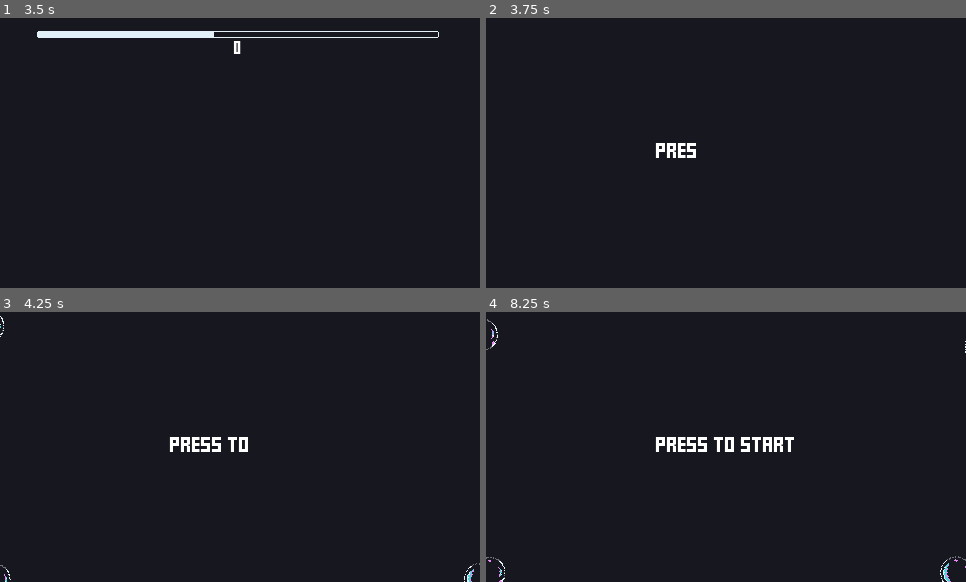
Above: before the commit, frames 1-4 (two rows, left to right).
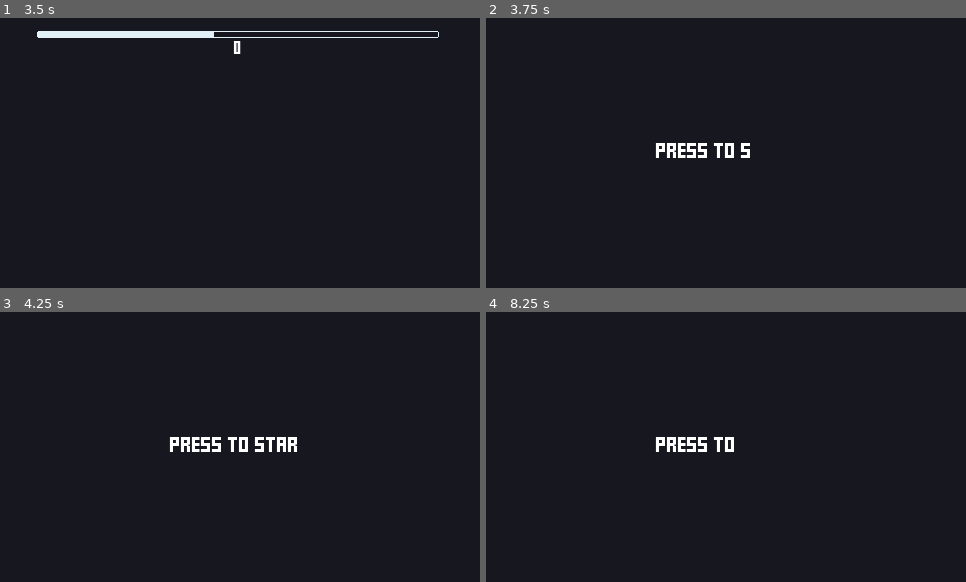
Above: after the commit, the same moments.

Repository: deadbit-dev/juice-jam
Game: Godot game, scene res://Game.tscn
The game is run twice, just before and just after one commit, with the same random seed, the same clock (stepped at 60 frames per second) and the same inputs.
Inputs (mouse positions are in pixels of both pictures, inside the frame that each line leads up to):
- Up to frame 1 (3.5 s): tap Enter at 0.5 s; click (240, 153) at 0.67 s; move the mouse to (144, 166) at 1.27 s; click (144, 166) at 1.42 s; move the mouse to (288, 93) at 2.02 s; click (288, 93) at 2.17 s; move the mouse to (216, 207) at 2.77 s; click (216, 207) at 2.92 s
- Up to frame 2 (3.75 s): move the mouse to (870, 193) at 3.52 s; click (870, 193) at 3.67 s
- Up to frame 3 (4.25 s): no input
- Up to frame 4 (8.25 s): tap Enter at 4.25, 8 s; move the mouse to (582, 406) at 4.27 s; click (582, 406) at 4.42 s; move the mouse to (750, 447) at 5.02 s; click (750, 447) at 5.17 s; move the mouse to (654, 379) at 5.77 s; click (654, 379) at 5.92 s; move the mouse to (831, 433) at 6.52 s; click (831, 433) at 6.67 s; move the mouse to (630, 460) at 7.27 s; click (630, 460) at 7.42 s; move the mouse to (726, 447) at 8.02 s; click (726, 447) at 8.17 s

Frame 1 is identical in both runs. In frame 2, 0.3% of the frame differs, in the area x 44-55%, y 46-52%; in frame 3, 0.4%; in frame 4, 0.5%, in the area x 0-100%, y 2-100%.

Commit message:
removed particles on the start screen

Diff:
--- a/game/Nodes/Start.tscn
+++ b/game/Nodes/Start.tscn
@@ -33,7 +33,7 @@
 script = ExtResource( 3 )
 
 [node name="TextAnimation" type="AnimationPlayer" parent="."]
-playback_speed = 2.5
+playback_speed = 3.0
 anims/print = SubResource( 10 )
 script = ExtResource( 2 )
 
@@ -48,6 +48,7 @@
 percent_visible = 0.0
 
 [node name="BottomLeftBubbleSpawner" type="CPUParticles2D" parent="."]
+visible = false
 position = Vector2( -50, 300 )
 amount = 5
 lifetime = 10.0
@@ -61,6 +62,7 @@
 angular_velocity = 30.0
 
 [node name="BottomRightBubbleSpawner" type="CPUParticles2D" parent="."]
+visible = false
 position = Vector2( 530, 300 )
 amount = 5
 lifetime = 10.0
@@ -74,6 +76,7 @@
 angular_velocity = 30.0
 
 [node name="TopLeftBubbleSpawner" type="CPUParticles2D" parent="."]
+visible = false
 position = Vector2( -50, -30 )
 amount = 5
 lifetime = 10.0
@@ -87,6 +90,7 @@
 angular_velocity = 30.0
 
 [node name="TopRightBubbleSpawner" type="CPUParticles2D" parent="."]
+visible = false
 position = Vector2( 530, -30 )
 amount = 5
 lifetime = 10.0
